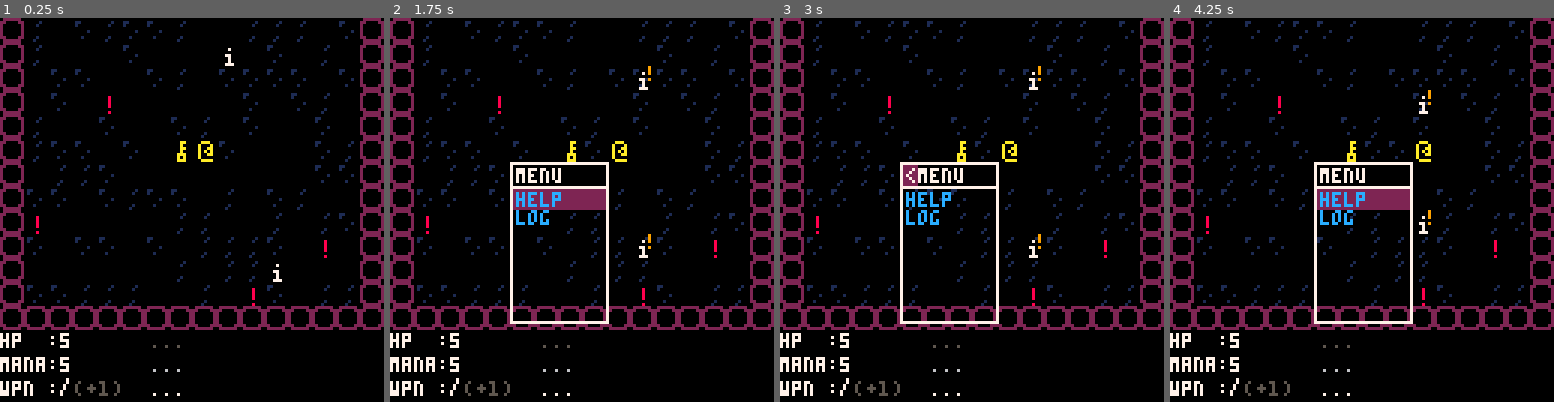
Above: before the commit, frames 1-4 (left to right).
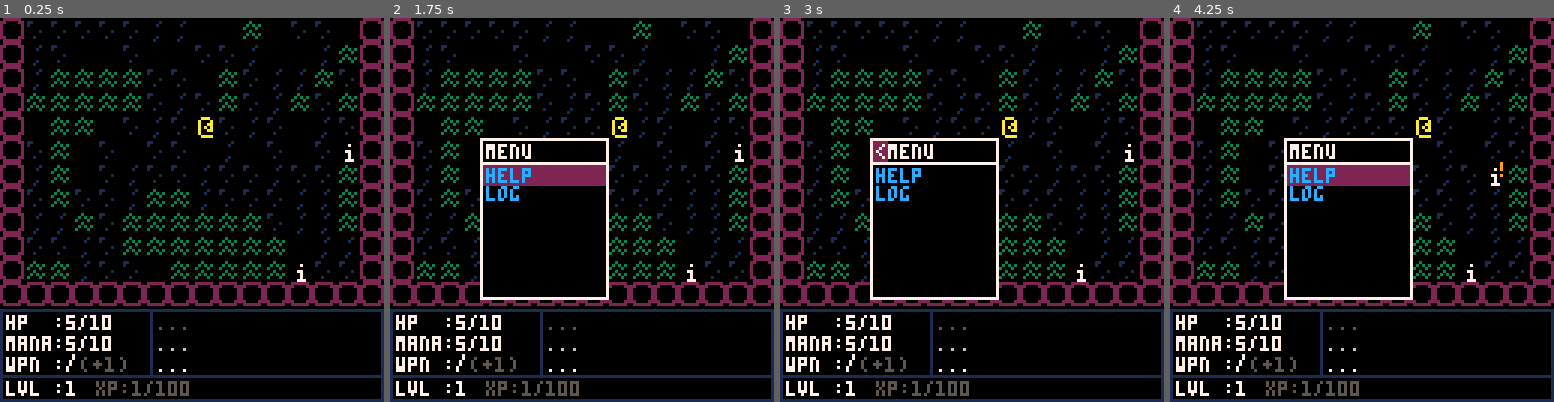
Above: after the commit, the same moments.

Repository: rdelos747/pico8
Game: PICO-8 cartridge rogue.p8
Same seed, same stepped clock (60 frames per second), same inputs: the game is played once before the commit and once after it.
Inputs:
- Up to frame 1 (0.25 s): no input
- Up to frame 2 (1.75 s): tap X (X key) at 0.33, 1.07 s; tap O (Z key) at 0.7, 1.7 s; hold Right from 1.6 s (still down)
- Up to frame 3 (3 s): tap X (X key) at 1.85, 2.97 s; release Right at 2.1 s; tap O (Z key) at 2.1, 2.5, 2.9 s; hold Up 2.15-2.42 s; hold Right from 2.47 s (still down)
- Up to frame 4 (4.25 s): release Right at 3.03 s; hold Left 3.08-3.58 s; tap O (Z key) at 3.3, 3.7, 4.1 s; hold Down 3.63-3.97 s; hold Right from 4.02 s (still down); tap X (X key) at 4.08 s

The runs differ from the first frame. In frame 1, 17% of the frame differs, in the area x 0-100%, y 0-100%; in frame 2, 20%; in frame 3, 18%; in frame 4, 20%.

Commit message:
Thu May 23 23:37:46 EDT 2019

Diff:
--- a/rogue.p8
+++ b/rogue.p8
@@ -7,13 +7,13 @@
 cam={x=0,y=0}
 
 --hud
-hud_h=3
+hud_h=4
 hud_m1="..."
 hud_m2="..."
 hud_m3="..."
 
 --menus
-menu_w=32
+menu_w=42
 menu_h=53
 sub_w=22
 sub_menu_i={"use","throw","drop"}
@@ -37,14 +37,35 @@
 t_wall=35
 t_door=36
 t_cdor=37
+t_grss=38
+t_soil=39
+
+--level gen
+levels={
+--empty
+{sp=t_emt0,autos=0,prob=0},
+--thick grass
+{sp=t_grss,autos=2,prob=20},
+--thin grass
+{sp=t_grss,autos=2,prob=10}
+}
 
 --player
 pp={x=8,y=8,sp=1,sx=8,sy=8,
-	ax=0,ay=0,as=0,//attack anim
-	hp=5,mn=5}
-
+	ax=0,ay=0,as=0,//attack anim,
+	xp=1,lvl=1,wpn=nil,
+	hp_max=10,mn_max=10,
+	hp=5,mn=5,
+	//status stuff
+	inv_tm=0,
+	is_psn=false,
+	is_par=false
+	}
+
+--throw
 throw={open=-1,idx=nil,
 	x=-1,y=-1}
+throw_r=3//throw radius
 
 --bag
 bag={}
@@ -56,12 +77,19 @@
 
 --items
 item_tps={
-k={sp=6,fnd=true,disp="key"},
-hp={sp=4,fnd=false,disp="hp+",
-	hp=2,mn=0},
-mn={sp=5,fnd=false,disp="mana+",
-	hp=0,mn=2}
+k=		{sp=16,disp="key"},
+hp=	{disp="hp+",val=2},
+mn=	{disp="mana+",val=2},
+inv={disp="inv",val=20},
+psn={disp="psn"},
+par={disp="par"},
+h_psn={disp="heal psn"},
+h_par={disp="heal par"},
 }
+
+--status stuff
+psn_chance=20
+par_chance=20
 
 -- helpers
 --=============
@@ -76,7 +104,31 @@
 --init
 --=============
 function _init()
-	new_lvl()
+	init_items()
+	local ll=levels[
+		rand(1,#levels)
+	]
+	new_lvl(ll)
+	item_test()
+end
+
+function init_items()
+	--set fnd=false
+	for i in all(item_tps) do
+		i.fnd=false
+	end
+	--set "k" type stuff
+	item_tps["k"].fnd=true
+
+	--randomize potions
+	keys={"hp","mn","inv","psn",
+		"par","h_psn","h_par"}
+	sprites={4,5,6,7,8,9,10,11}
+	for key in all(keys) do
+		local idx=rand(1,#sprites)
+		item_tps[key].sp=sprites[idx]
+		del(sprites,sprites[idx])
+	end
 end
 
 --draw
@@ -86,13 +138,6 @@
 	camera(cam.x*8,cam.y*8)
 	draw_hud()
 	draw_lvl()
-	--enemies
-	for e in all(ens) do
-		spr(e.sp,(e.x*8)+e.ax,
-				(e.y*8)+e.ay)
-		if e.see then
-			spr(18,(e.x*8)+6,e.y*8)
-	end end
 		--player
 	spr(pp.sp,(pp.x*8)+pp.ax,
 	(pp.y*8)+pp.ay)
@@ -102,28 +147,55 @@
 end
 
 function draw_hud()
-	local cx=(cam.x*8)
-	local r1=(cam.y*8)+105
-	local r2=(cam.y*8)+113
-	local r3=(cam.y*8)+121
+	local cx=(cam.x*8)+2
+	local r1=(cam.y*8)+99
+	local r2=(cam.y*8)+106
+	local r3=(cam.y*8)+113
+	local r4=(cam.y*8)+121
+	rect(cx-2,r1-2,cx+125,r4+6,1)
 	-- stats
-	print("hp  :"..pp.hp,cx,r1,7)
-	print("mana:"..pp.mn,cx,r2,7)
+	print("hp  :"..pp.hp.."/"..pp.hp_max,
+		cx,r1,7)
+	print("mana:"..pp.mn.."/"..pp.mn_max,
+		cx,r2,7)
 	print("wpn :",cx,r3,7)
 	spr(3,cx+18,r3-3)
 	print("(+1)",cx+25,r3,5)
+	print("lvl :"..pp.lvl,cx,r4,7)
+	print("xp:"..pp.xp.."/100",
+		cx+30,r4,5)
 	--log rows
+	line(cx+48,r1-1,cx+48,r4-2,1)
+	line(cx-1,r4-2,cx+128,r4-2,1)
 	print(hud_m1,cx+50,r1,5)
 	print(hud_m2,cx+50,r2,6)
 	print(hud_m3,cx+50,r3,7)
+	--player status
+	local sts_pt=cx+69
+	--psn
+	if pp.is_psn then
+		print("psn",sts_pt,r4,2)
+		sts_pt+=14
+	end
+	--par
+	if pp.is_par then
+		print("par",sts_pt,r4,9)
+		sts_pt+=14
+	end
+	--inv
+	if pp.inv_tm>0 then
+		print("inv("..pp.inv_tm..")",
+			sts_pt,r4,6)
+	end
 end
 
 function draw_menu()
 	--draw box
 	local mx=(pp.x*8)+8
 	local my=(pp.y*8)+8
-	if(xmax-pp.x<8)mx-=menu_w+8
-	if(ymax-pp.y<8)my-=menu_h+8
+	if(xmax-pp.x<9)mx-=menu_w+8
+	if(ymax-pp.y<6)my-=menu_h+8
+	rectfill(mx,my,mx+menu_w,my+menu_h,0)
 	rect(mx,my,mx+menu_w,my+menu_h,7)
 	--draw title
 	if mm.point==0 then
@@ -184,6 +256,7 @@
 		sx-=(menu_w+sub_w)
 		mm.sub_pos=-1
 	end
+	rectfill(sx,sy,sx+sub_w,sy+20,0)
 	rect(sx,sy,sx+sub_w,sy+20,7)
 	-- get correct sub menu
 	local sub_menu=sub_menu_i
@@ -207,10 +280,10 @@
 end
 
 function draw_throw()
-	local imin=max(pp.x-2,1)
-	local imax=min(pp.x+2,xmax-2)
-	local jmin=max(pp.y-2,1)
-	local jmax=min(pp.y+2,ymax-2)
+	local imin=max(pp.x-throw_r,1)
+	local imax=min(pp.x+throw_r,xmax-2)
+	local jmin=max(pp.y-throw_r,1)
+	local jmax=min(pp.y+throw_r,ymax-2)
 	rect(imin*8,jmin*8,
 		(imax*8)+8,(jmax*8)+8,9)
 	rect(throw.x*8,throw.y*8,
@@ -229,8 +302,18 @@
 					i*8,j*8)
 		end end
 		--enemies
-		// blah blah
-
+		--items
+		for e in all(ens) do
+			if e.inv_tm==0 then
+				if i==e.x and j==e.y then
+					dd=false
+					spr(e.sp,(i*8)+e.ax,
+						(j*8)+e.ay)
+					if e.see then
+						spr(18,(e.x*8)+6,e.y*8)
+					end
+				end
+		end end
 		if(pp.x==i and pp.y==j)dd=false
 		if(dd)spr(lvl[j][i],i*8,j*8)
 	end end
@@ -280,7 +363,10 @@
 	elseif throw.open==1 then
 		update_throw(mv)
 	else
-		if(move_p(mv))move_e()
+		if move_p(mv) then
+			move_e()
+			update_status(pp)
+		end
 		move_cam()
 	end
 end
@@ -347,10 +433,10 @@
 end
 
 function update_throw(mv)
-	local imin=max(pp.x-2,1)
-	local imax=min(pp.x+2,xmax-2)
-	local jmin=max(pp.y-2,1)
-	local jmax=min(pp.y+2,ymax-2)
+	local imin=max(pp.x-throw_r,1)
+	local imax=min(pp.x+throw_r,xmax-2)
+	local jmin=max(pp.y-throw_r,1)
+	local jmax=min(pp.y+throw_r,ymax-2)
 	throw.x+=mv.x
 	throw.y+=mv.y
 	throw.x=max(throw.x,imin)
@@ -360,6 +446,7 @@
 
 	if mv.a==1 then
 		key=bag[throw.idx]
+		--[[
 		if item_tps[key].fnd then
 			//only set fnd if hits player
 			// or enemy
@@ -367,20 +454,27 @@
 				item_tps[key].disp)
 		else
 			message("threw ??")
-		end
+		end]]--
 		if throw.x==pp.x and
 				throw.y==pp.y then
-			apply_item(pp)
+			message("threw "..
+				item_tps[key].disp)
+			apply_item(key,pp)
 		else
 			local hit_e=false
 			for e in all(ens) do
 				if throw.x==e.x and
 						throw.y==e.y then
 					hit_e=true
-					apply_item(e)
+					message("threw "..
+						item_tps[key].disp)
+					apply_item(key,e)
 				end
 			end
-			if(not hit_e)apply_item(nil)
+			if not hit_e then
+				message("threw ??")
+				apply_item(key,nil)
+			end
 		end
 		del(bag,bag[throw.idx])
 		throw.open=-1
@@ -391,6 +485,8 @@
 function move_p(mv)
 	local nx=pp.x+mv.x
 	local ny=pp.y+mv.y
+	// should we return true if
+	// spell casted or item used?
 	if(nx==pp.x and ny==pp.y) return false
 	if nx<0 or nx>xmax-1 or
 				ny<0 or ny>ymax-1 then
@@ -405,7 +501,7 @@
 			pp.ay=mv.y*4
 			pp.as=3
 			attack_e(e)
-			return
+			return true
 		end
 	end
 	--pick up item
@@ -429,9 +525,28 @@
 	pp.x=nx
 	pp.y=ny
 
+	-- change grass
+	if lvl[pp.y][pp.x]==t_grss then
+		lvl[pp.y][pp.x]=t_soil
+	end
+
 	-- door
 
 	return true
+end
+
+function update_status(o)
+	if(o.inv_tm>0)o.inv_tm-=1
+	if o.is_psn and chance(psn_chance) then
+		local o_name="plr"
+		if(o.name!=nil)o_name=o.name
+		o.hp-=1
+		if o.hp<=0 then
+			message(o_name.." killed by psn")
+		else
+			message(o_name.." hurt by psn")
+		end
+	end
 end
 
 function use_item(idx,action)
@@ -443,8 +558,7 @@
 	if action==1 then --use
 		item_tps[key].fnd=true
 		message("used "..item_tps[key].disp)
-		pp.hp+=item_tps[key].hp
-		pp.mn+=item_tps[key].mn
+		apply_item(key,pp)
 		del(bag,bag[idx])
 	elseif action==2 then --throw
 		throw.open=1
@@ -454,7 +568,7 @@
 	elseif action==3 then --drop
 		if item_tps[key].fnd then
 			message("dropped "..
-				item.tps[key].disp)
+				item_tps[key].disp)
 		else
 			message("dropped ??")
 		end
@@ -463,18 +577,58 @@
 end
 
 function apply_item(key,o)
+	item_tps[key].fnd=true
+	local it=item_tps[key]
 	if o==nil then
 		// some items can spread yeah?
+	else
+		--apply hp
+		if key=="hp" then
+			o.hp+=it.val
+			if(o.hp>o.hp_max)o.hp=o.hp_max
+		--apply mana
+		elseif key=="mn" then
+			if o.mn != nil then
+				o.mn+=it.val
+				if(o.mn>o.mn_max)o.mn=o.mn_max
+			end
+		--apply inv
+		elseif key=="inv" then
+			o.inv_tm+=it.val
+		--apply psn
+		elseif key=="psn" then
+			o.is_psn=true
+		--apply par
+		elseif key=="par" then
+			o.is_par=true
+		--apply h_psn
+		elseif key=="h_psn" then
+			o.is_psn=false
+		--apply_h_par
+		elseif key=="h_par" then
+			o.is_par=false
+		end
 	end
 end
 
 function attack_p(e)
-	pp.hp-=1
-	message(e.name.." hit you")
+	if e.is_par and chance(par_chance) then
+		message(e.name.." par-no atk")
+	else
+		pp.hp-=1
+		message(e.name.." hit you")
+	end
 end
 
 function move_e()
 	for e in all(ens) do
+		update_status(e)
+		if e.hp<=0 then
+			pp.xp+=e.xp
+			del(ens,e)
+			return
+		end
+
 		local nx=e.x
 		local ny=e.y
 		if e.see then
@@ -503,12 +657,24 @@
 					abs(pp.y-e.y)<5 then
 			e.see=true
 		end
+		if(pp.inv_tm>0)e.see=false
 	end
 end
 
 function attack_e(e)
-	message("you hit "..e.name)
-	del(ens,e)
+	if pp.is_par and chance(par_chance) then
+		message("plr par-no atk")
+	end
+	local atk=pp.lvl
+	if pp.wpn != nil then
+		atk+=item_tps[pp.wpn].val
+	end
+	e.hp-=atk
+	if e.hp <= 0 then
+		message("you killed "..e.name)
+	else
+		message("you hit "..e.name)
+	end
 end
 
 --creators
@@ -520,7 +686,7 @@
 end
 
 --level gen
-function new_lvl()
+function new_lvl(config)
 	xmax=rand(xmax_min,xmax_max)
 	ymax=rand(ymax_min,ymax_max)
 
@@ -528,22 +694,31 @@
 	for j=0,ymax-1 do
 		lvl[j]={}
 		for i=0,xmax-1 do
-			if chance(50) then
-				lvl[j][i]=t_emt0
+			lvl[j][i]=t_emt0
+	end end
+	local cells = cell_auto(
+		config.autos,config.prob
+	)
+
+	for j=0,ymax-1 do
+		for i=0,xmax-1 do
+			if cells[j][i]==1 then
+				lvl[j][i]=config.sp
 			elseif chance(50) then
 				lvl[j][i]=t_emt1
-			else
+			elseif chance(50) then
 				lvl[j][i]=t_emt2
 			end
 	end end
-	make_square()
+
+	make_walls()
 	add_e()
-	add_i()
-	add_k()
+	//add_i()
+	//add_k()
 	//add_door()
 end
 
-function make_square()
+function make_walls()
 	for j=0,ymax-1 do
 		lvl[j][0]=t_wall
 		lvl[j][xmax-1]=t_wall
@@ -554,19 +729,83 @@
 	end
 end
 
+function cell_auto(num,prob)
+	local tt={}
+	--basic noise
+	for j=0,ymax-1 do
+		tt[j]={}
+		for i=0,xmax-1 do
+			tt[j][i]=0
+			if chance(prob) then
+				tt[j][i]=1
+			end
+		end
+	end
+
+	local runs = num
+	while runs > 0 do
+		runs -= 1
+
+		--make copy of tt
+		local temp={}
+		for j=0,ymax-1 do
+			temp[j]={}
+			for i=0,xmax-1 do
+				temp[j][i]=tt[j][i]
+		end end
+
+		--cgl(kinda)
+		for j=0,ymax-1 do
+		for i=0,xmax-1 do
+			local n=get_surr(j,i,tt)
+			if tt[j][i]==0 and n>3 then
+				temp[j][i]=1
+			elseif tt[j][i]==1 and n<1 then
+				temp[j][i]=0
+			end
+		end end
+
+		-- copy back to tt
+		for j=0,ymax-1 do
+		for i=0,xmax-1 do
+			tt[j][i]=temp[j][i]
+		end end
+	end
+	return tt
+end
+
+function get_surr(j,i,a)
+	local jmin=max(j-1,0)
+	local jmax=min(ymax-1,j+1)
+	local imin=max(i-1,0)
+	local imax=min(xmax-1,i+1)
+	local n=0
+	for jj=jmin,jmax do
+	for ii=imin,imax do
+		if jj != j or ii != i then
+			if a[jj][ii]==1 then
+				n+=1
+			end
+		end
+	end end
+	return n
+end
+
 function add_e()
 	ens={}
-	--[[
-		see= sees player
-	]]--
 	for j=1,ymax-2 do
 	for i=1,xmax-2 do
 		if chance(1) then
 			add(ens,{
-				x=i,y=j,sp=2,
+				x=i,y=j,sp=2,xp=1,
 				ax=0,ay=0,as=0,
+				hp=2,hp_max=2,
 				see=false,
-				name="test e"
+				name="test e",
+				//status stuff
+				inv_tm=0,
+				is_psn=false,
+				is_par=false
 			})
 	end end end
 end
@@ -587,40 +826,62 @@
 	end end end
 end
 
+function item_test()
+	local x=1
+	local y=1
+	for k,v in pairs(item_tps) do
+		add(l_itms,{
+		x=x,y=y,key=k
+		})
+		add(l_itms,{
+		x=x,y=y+1,key=k
+		})
+		x+=1
+		if x>14 then
+			x=0
+			y+=2
+		end
+	end
+end
+
 function add_k()
 	while true do
 	local rx=rand(1,xmax-2)
 	local ry=rand(1,ymax-2)
+	local place=true
 	for it in all(l_itms) do
-		if rx!=it.x and ry!=it.y then
-			add(l_itms,{
-				x=rx,y=ry,key="k"
-			})
-			return
-		end end end
-end
-…(25 lines of a section not shown)…
+		if rx==it.x and ry==it.y then
+			place=false
+	end end
+	if place then
+		add(l_itms,{
+			x=rx,y=ry,key="k"
+		})
+		return
+	end end
+end
+…(25 lines of a section not shown)…
Not shown, changed: 20 lines of the sprite sheet (__gfx__) section of rogue.p8
